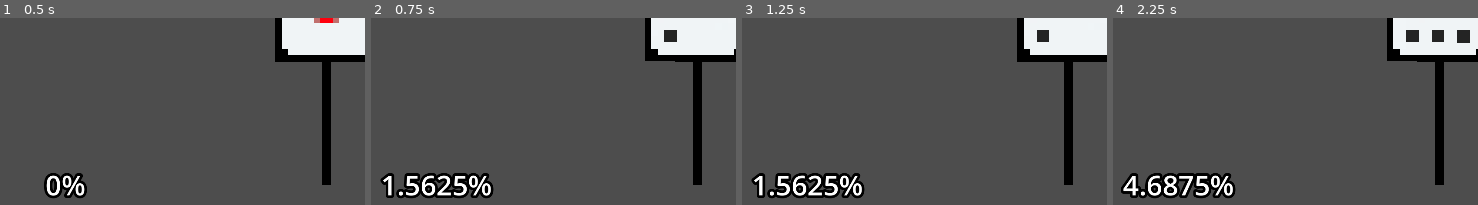
Above: before the commit, frames 1-4 (left to right).
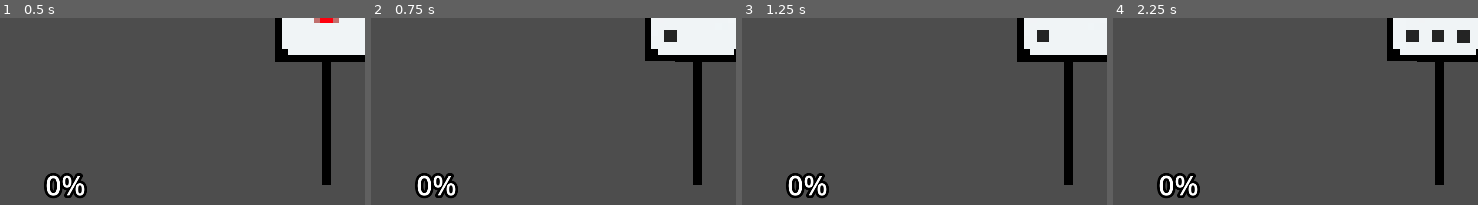
Above: after the commit, the same moments.

Repository: Yiulun-But/DiceShooter
Game: Godot game, scene res://scenes/game.tscn
The game is run twice, just before and just after one commit, with the same random seed, the same clock (stepped at 60 frames per second) and the same inputs. Sound files missing from this copy of the repository are replaced by a short silence.
Inputs:
- Up to frame 1 (0.5 s): no input
- Up to frame 2 (0.75 s): tap Enter at 0.5 s; hold D (right) from 0.53 s (still down)
- Up to frame 3 (1.25 s): keep holding D (right)
- Up to frame 4 (2.25 s): tap Space at 1.25 s; release D (right) at 1.28 s; hold S (down) 1.28-2.03 s; tap Enter at 2 s; hold D (right) from 2.03 s (still down)
The pictures show only the part of the screen within x 1-51%, y 50-100%; the shares and areas given below are measured in that part.

Frame 1 is identical in both runs. In frame 2, 3.0% of the frame differs, in the area x 2-34%, y 82-97%; in frame 3, 3.0%; in frame 4, 3.1%.

Commit message:
rewrote the scoring system. changed to observer pattern

Diff:
--- a/rythumdice/scenes/die.tscn
+++ b/rythumdice/scenes/die.tscn
@@ -40,7 +40,7 @@
 albedo_texture = ExtResource("7_gvult")
 texture_filter = 0
 
-[node name="die" type="Node3D"]
+[node name="die" type="Node3D" groups=["dices"]]
 script = ExtResource("1_pg1s8")
 
 [node name="1" type="MeshInstance3D" parent="."]
--- a/rythumdice/scripts/die.gd
+++ b/rythumdice/scripts/die.gd
@@ -7,6 +7,11 @@
 var dicepos
 var next
 var camera
+
+# signal emits when dice is deactivated
+signal dice_finished(moves: int, facing: int)
+# moves count
+var moves
 
 var target_rot : Quaternion
 const ROT_SPEED = .3
@@ -28,6 +33,9 @@
 		active = false
 		dicepos.target_pos.x -= dicepos.DIE_SPACING
 
+		# emit the signal
+		dice_finished.emit(moves, 6) # TO BE IMPLEMENTED
+
 		# wait for the next frame before activating the next dice, prevents bug where they both rotate at once
 		await get_tree().process_frame
 		if next: next.active = true
@@ -44,6 +52,7 @@
 	rotation   = face_rotations[spawn_face]
 	target_rot = global_transform.basis.get_rotation_quaternion()
 
+	moves = 0
 func _process(_delta):
 	# interpolate rotation
 	var current_rot = global_transform.basis.get_rotation_quaternion()
@@ -53,10 +62,21 @@
 	# controls for rotating the dice
 	if active:
 		var camera_basis = camera.global_transform.basis
-		if Input.is_action_just_pressed("up"   ): rot(camera_basis.x, -rot_angle)
-		if Input.is_action_just_pressed("down" ): rot(camera_basis.x,  rot_angle)
-		if Input.is_action_just_pressed("right"): rot(camera_basis.y,  rot_angle)
-		if Input.is_action_just_pressed("left" ): rot(camera_basis.y, -rot_angle)
+		if Input.is_action_just_pressed("up"   ):
+			rot(camera_basis.x, -rot_angle)
+			add_move_count()
+		if Input.is_action_just_pressed("down" ):
+			rot(camera_basis.x,  rot_angle)
+			add_move_count()
+		if Input.is_action_just_pressed("right"):
+			rot(camera_basis.y,  rot_angle)
+			add_move_count()
+		if Input.is_action_just_pressed("left" ):
+			rot(camera_basis.y, -rot_angle)
+			add_move_count()
+
+func add_move_count():
+	moves += 1
 
 func _on_beat():
 	move_to_next()
--- a/rythumdice/scripts/score.gd
+++ b/rythumdice/scripts/score.gd
@@ -4,16 +4,9 @@
 var level_data
 
 const SEC_PER_MIN = 60
-# percentage of one beat for timing
-const PERFECT_TIMING = 0.3
-const GOOD_TIMING = 0.5
-var perfect_timing
-var good_timing
+
 # score
-const PERFECT_CONTRIBUTION = 1
-const GOOD_CONTRIBUTION = 0.8
 var score
-var score_per_node
 
 @onready var label: Label3D = $Label3D
 
@@ -21,41 +14,26 @@
 	# initialize the score
 	bgm = get_tree().get_nodes_in_group("bgm")[0]
 	score = 0
-	score_per_node = 100. / bgm.timings.size()
 
 	# load level data
 	level_data = get_tree().get_nodes_in_group("levelgen")[0].level_data
 
-	# calculate timing period
-	perfect_timing = SEC_PER_MIN / level_data.bpm * PERFECT_TIMING
-	good_timing = SEC_PER_MIN / level_data.bpm * GOOD_TIMING
+	# connect signals from all dices
+	for e in get_tree().get_nodes_in_group("dices"):
+		e.dice_finished.connect(_on_dice_finished)
 
 	# initialize score display
 	label.text = str(score) + "%"
 
-# check and calculate the score when player pressed key
-func check_score():
-	if Input.is_action_just_pressed("up") \
-	or Input.is_action_just_pressed("down") \
-	or Input.is_action_just_pressed("left") \
-	or Input.is_action_just_pressed("right"):
-		var timing = calculate_accuracy_timing()
-		if (timing <= perfect_timing):
-			score += score_per_node * PERFECT_CONTRIBUTION
-			print("PERFECT")
-			return PERFECT_TIMING
-		elif (timing <= good_timing):
-			score += score_per_node * GOOD_CONTRIBUTION
-			print("GOOD")
-			return GOOD_TIMING
-		else:
-			return -1
 
 # calculate time difference between current beat and perfect beat
 func calculate_accuracy_timing():
 	return abs(bgm.timings[bgm.next_beat - 1] \
 		- bgm.song.get_playback_position())
 
+
 func _process(_delta: float) -> void:
-	check_score()
 	label.text = str(score) + "%"
+
+func _on_dice_finished(moves: int, facing: int):
+	print("moves: ", moves, ", facing: ", facing)
